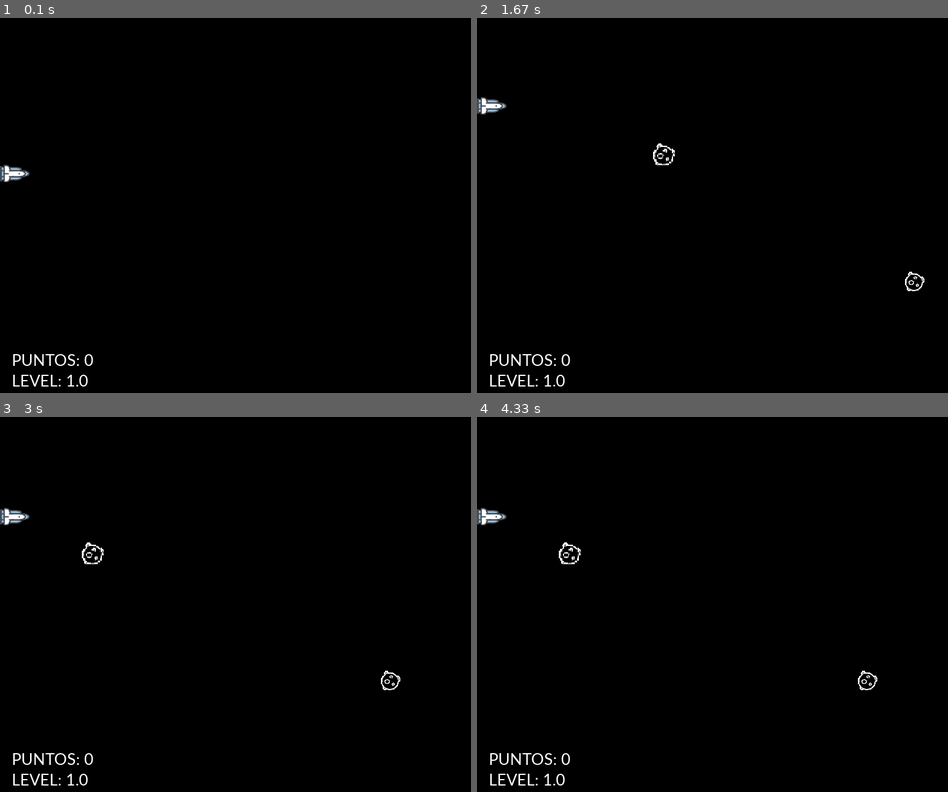
Above: before the commit, frames 1-4 (two rows, left to right).
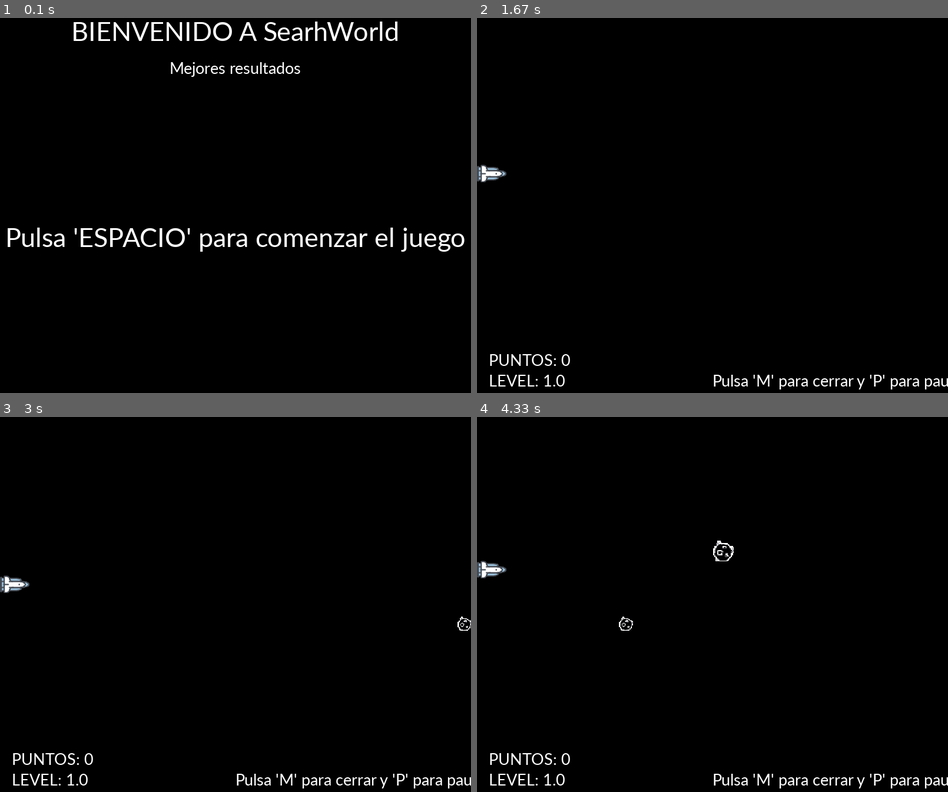
Above: after the commit, the same moments.

Repository: LuciaEnriquez/end_proyect_pygame
Game: pygame game, started from game/game.py
Same seed, same stepped clock (60 frames per second), same inputs: the game is played once before the commit and once after it.
Inputs:
- Up to frame 1 (0.1 s): no input
- Up to frame 2 (1.67 s): tap Space at 0.33, 0.73, 1.03, 1.57 s; hold M 0.67-1.13 s; hold Up 0.67-1.13 s; tap S at 1.17 s
- Up to frame 3 (3 s): tap Space at 1.87, 2.07, 2.4, 2.73 s; hold P 2-2.3 s; hold Down 2-2.3 s; hold M 2.33-2.63 s; hold Down 2.33-2.63 s
- Up to frame 4 (4.33 s): hold Up 3-3.37 s; tap Space at 3.07, 3.47, 3.87, 4.2 s; hold Down 3.4-3.77 s; hold Up 3.8-4.1 s; hold Down from 4.13 s (still down)

The runs differ from the first frame. In frame 1, 3.7% of the frame differs, in the area x 0-99%, y 0-99%; in frame 2, 1.1%; in frame 3, 1.1%; in frame 4, 1.2%.

Commit message:
subiendo codigo

Diff:
--- /dev/null
+++ b/game/ModelResults.py
@@ -0,0 +1,5 @@
+class ModelResults():
+
+    def __init__(self, score, level):
+        self.score = score
+        self.level = level
--- a/game/UtilsDataBase.py
+++ b/game/UtilsDataBase.py
@@ -1,4 +1,5 @@
 import sqlite3 as sqlite
+import ModelResults as ModelResults
 
 class UtilsDataBase():
 
@@ -19,15 +20,14 @@
         conn.close()
 
     def selectAllTable():
+        list = []
         conn = sqlite.connect('DataBase.db')
-        cursor = conn.execute("SELECT ID, PUNTOS, NIVEL from RESULTADOS")
+        cursor = conn.execute("SELECT ID, PUNTOS, NIVEL from RESULTADOS ORDER BY CAST(PUNTOS AS INT) ASC")
         for row in cursor:
-            print("ID = ", row[0])
-            print("PUNTOS = ", row[1])
-            print("NIVEL = ", row[2])
+            list.append(row[1])
 
         conn.close()
-
+        return list
 
     def deleteTable():
         conn = sqlite.connect('DataBase.db')
--- a/game/game.py
+++ b/game/game.py
@@ -4,6 +4,7 @@
 from Asteroid import Asteroid
 from SpaceShip import SpaceShip
 from UtilsDataBase import UtilsDataBase
+import ModelResults as ModelResults
 
 SIZE =(800, 600)
 
@@ -19,27 +20,29 @@
     deleteLevelAsteroid = 6
     resourcesDir = os.getcwd()+ "/game/resources/"
     image = pg.image.load(os.path.join(resourcesDir, "asteroid.png"))
-    imageSpaceShip = pg.image.load(os.path.join(resourcesDir, "spaceship.png"))
     score = 0
     count = 0
+    spaceShip = SpaceShip(SIZE[1], pg.image.load(os.path.join(resourcesDir, "spaceship.png")))
 
     def __init__(self, w, h):
         self.window = pg.display.set_mode((w, h))
         self.reloj = pg.time.Clock()
-
-    def init(self):
-        pg.init()
-
-    def initGame(self):
-        self.addAsteroidList()
         pg.init()
         pg.font.init()
         pg.mixer.init()
-        explosion = pg.mixer.Sound(os.path.join(self.resourcesDir, "explosion.mp3"))
-        font = pg.font.SysFont("corbel", 30)
-        spaceShip = SpaceShip(SIZE[1], self.imageSpaceShip)
+        self.explosion = pg.mixer.Sound(os.path.join(self.resourcesDir, "explosion.mp3"))
+        self.font = pg.font.SysFont("corbel", 30)
+        self.fontBig = pg.font.SysFont("corbel", 50)
+
+    def init(self):
+        pg.init()
+
+    def initGame(self):
+        self.addAsteroidList()
+        self.menuIsView = False
         game_over = False
         pause = False
+        viewMenu = True
         while not game_over:
             self.reloj.tick(50)
 
@@ -47,89 +50,111 @@
             for event in events:
                 if event.type == pg.QUIT:
                     game_over = True
-                elif event.type == pg.KEYDOWN and pg.key.get_pressed()[pg.K_p]:
-                    if self.lives > 0:
-                        pause = not pause
-                elif event.type == pg.KEYDOWN and pg.key.get_pressed()[pg.K_r] and self.lives <= 0:
+                elif event.type == pg.KEYDOWN and pg.key.get_pressed()[pg.K_s]:
+                    utilsDataBase.insertPointsAndLevel(40,2)
+                    utilsDataBase.insertPointsAndLevel(478,6)
+                elif event.type == pg.KEYDOWN and pg.key.get_pressed()[pg.K_m]:
                     self.resetGame()
                     pause = False
-
-            if pause == False:
-                if pg.key.get_pressed()[pg.K_DOWN]:
-                        spaceShip.moveToDown()
-                elif pg.key.get_pressed()[pg.K_UP]:
-                        spaceShip.moveToUp()
-
-                self.window.fill((0, 0, 0))
-
-                self.textScore(self.score, font)
-                self.textLevel(font)
-                levelNow = int(self.nextLevel / self.numNextLevel)
-                if self.count >= self.nextLevel:
-                    print("level" , levelNow)
-                    self.nextLevel += self.numNextLevel
-
-                if self.count >= self.countLevel and levelNow < 7:
-                    self.countLevel += self.numCountLevel
-                    self.addAsteroidList()
-
-                self.count += 1
-
-                spaceShip.update()
-                self.window.blit(spaceShip.image, (spaceShip.x, spaceShip.y))
-
-                cont = 3
-                for asteroid in self.asteroidList:
-                    if ((spaceShip.x <= asteroid.x) and (spaceShip.x + spaceShip.w) >= asteroid.x) and ((spaceShip.y - asteroid.h) <= asteroid.y and ((spaceShip.y + asteroid.h) >= asteroid.y)) :
-                        pg.mixer.Sound.play(explosion)
-                        self.asteroidDeleteList.append(asteroid)
-                        if self.lives <= 0:
-                            pause = True
-                            self.textOverGame(font)
-                            utilsDataBase.insertPointsAndLevel(self.score, int(levelNow))
-                        else:
-                            self.lives -= 1
-                        continue
-
-                    if asteroid.x <= (  -asteroid.w * 2):
-                        self.asteroidDeleteList.append(asteroid)
-
-                    if levelNow > self.deleteLevelAsteroid and cont > 0:
-                        asteroid.setDelete()
-                    elif levelNow > self.deleteLevelAsteroid and cont <= 0:
-                        self.deleteLevelAsteroid = levelNow
-
-                    cont -= 1
-
-                    if asteroid.update():
-                        self.score += 15
-                    self.window.blit(asteroid.image, (asteroid.x, asteroid.y))
-
-                for asteroid in self.asteroidDeleteList:
-                    self.asteroidList.remove(asteroid)
-
-                self.asteroidDeleteList = []
-
-                pg.display.flip()
+                    viewMenu = True
+                elif event.type == pg.KEYDOWN and pg.key.get_pressed()[pg.K_SPACE] and viewMenu == True:
+                    self.resetGame()
+                    pause = False
+                    viewMenu = False
+                if viewMenu == False:
+                    if event.type == pg.KEYDOWN and pg.key.get_pressed()[pg.K_p] and self.lives > 0:
+                        pause = not pause
+                        if pause:
+                            self.textPause()
+                    elif event.type == pg.KEYDOWN and pg.key.get_pressed()[pg.K_r] and self.lives <= 0:
+                        self.resetGame()
+                        pause = False
+            if viewMenu == True:
+                self.initMenu()
+            else:
+                self.menuIsView = False
+                if pause == False:
+                    if pg.key.get_pressed()[pg.K_DOWN]:
+                            self.spaceShip.moveToDown()
+                    elif pg.key.get_pressed()[pg.K_UP]:
+                            self.spaceShip.moveToUp()
+
+                    self.window.fill((0, 0, 0))
+
+                    self.textScore(self.score)
+                    self.textLevel()
+                    levelNow = int(self.nextLevel / self.numNextLevel)
+                    if self.count >= self.nextLevel:
+                        print("level" , levelNow)
+                        self.nextLevel += self.numNextLevel
+
+                    if self.count >= self.countLevel and levelNow < 7:
+                        self.countLevel += self.numCountLevel
+                        self.addAsteroidList()
+
+                    self.count += 1
+
+                    self.spaceShip.update()
+                    self.window.blit(self.spaceShip.image, (self.spaceShip.x, self.spaceShip.y))
+
+                    cont = 3
+                    for asteroid in self.asteroidList:
+                        if ((self.spaceShip.x <= asteroid.x) and (self.spaceShip.x + self.spaceShip.w) >= asteroid.x) and ((self.spaceShip.y - asteroid.h) <= asteroid.y and ((self.spaceShip.y + asteroid.h) >= asteroid.y)) :
+                            pg.mixer.Sound.play(self.explosion)
+                            self.asteroidDeleteList.append(asteroid)
+                            if self.lives <= 0:
+                                pause = True
+                                self.textOverGame()
+                                utilsDataBase.insertPointsAndLevel(self.score, int(levelNow))
+                            else:
+                                self.lives -= 1
+                            continue
+
+                        if asteroid.x <= (  -asteroid.w * 2):
+                            self.asteroidDeleteList.append(asteroid)
+
+                        if levelNow > self.deleteLevelAsteroid and cont > 0:
+                            asteroid.setDelete()
+                        elif levelNow > self.deleteLevelAsteroid and cont <= 0:
+                            self.deleteLevelAsteroid = levelNow
+
+                        cont -= 1
+
+                        if asteroid.update():
+                            self.score += 15
+                        self.window.blit(asteroid.image, (asteroid.x, asteroid.y))
+
+                    for asteroid in self.asteroidDeleteList:
+                        self.asteroidList.remove(asteroid)
+
+                    self.asteroidDeleteList = []
+
+            pg.display.flip()
 
         pg.quit()
 
 
-    def textOverGame(self, font):
-        textOverGame = font.render('GAME OVER', True, (255, 255, 255))
-        textReset = font.render('Pulsa \'R\' para comenzar de nuevo', True, (255, 255, 255))
+    def textOverGame(self):
+        textOverGame = self.font.render('GAME OVER', True, (255, 255, 255))
+        textReset = self.font.render('Pulsa \'R\' para comenzar de nuevo', True, (255, 255, 255))
         self.window.blit(textOverGame, textOverGame.get_rect(center = self.window.get_rect().center))
-        self.window.blit(textReset, (SIZE[0]/2, SIZE[1] + 55))
-
-    def textScore(self, points, font):
+        self.window.blit(textReset, (SIZE[0]/2, SIZE[1] + 20))
+
+    def textScore(self, points):
         string = "PUNTOS: " + str(points)
-        text = font.render(string, True, (255, 255, 255))
+        textClose = self.font.render('Pulsa \'M\' para cerrar y \'P\' para pausar', True, (255, 255, 255))
+        text = self.font.render(string, True, (255, 255, 255))
         self.window.blit(text, (20, SIZE[1] + 20))
-
-    def textLevel(self, font):
+        self.window.blit(textClose, (SIZE[0]/2, SIZE[1] + 55))
+
+    def textLevel(self):
         string = "LEVEL: " + str(self.nextLevel / self.numNextLevel)
-        text = font.render(string, True, (255, 255, 255))
+        text = self.font.render(string, True, (255, 255, 255))
         self.window.blit(text, (20, SIZE[1] + 55))
+
+    def textPause(self):
+        text = self.font.render("Juego pausado pulse \'P\' para continuar", True, (255, 255, 255))
+        self.window.blit(text, text.get_rect(center = self.window.get_rect().center))
 
     def addAsteroidList(self):
         asteroid = Asteroid(SIZE, self.image)
@@ -147,6 +172,26 @@
         self.score = 0
         self.count = 0
 
+    def initMenu(self):
+        if self.menuIsView == False:
+            self.menuIsView = True
+            self.window.fill((0, 0, 0))
+            textWelcome = self.fontBig.render("BIENVENIDO A SearhWorld", True, (255, 255, 255))
+            self.window.blit(textWelcome, (int(SIZE[0]/2 - textWelcome.get_rect()[2]/2) , 50))
+            textBestScore = self.font.render("Mejores resultados", True, (255, 255, 255))
+            self.window.blit(textBestScore, (int(SIZE[0]/2 - textBestScore.get_rect()[2]/2) , 70 + textWelcome.get_rect()[3]))
+            positionY1 = 120
+            positionY2 = textBestScore.get_rect()[3]
+            for modelResults in utilsDataBase.selectAllTable():
+                string = "Puntos: " + str(modelResults)
+                textScore = self.font.render(string, True, (255, 255, 255))
+                self.window.blit(textScore, (int(SIZE[0]/2 - textScore.get_rect()[2]/2) , positionY1 + positionY2))
+                positionY1 += 15
+                positionY2 += textScore.get_rect()[3]
+
+            textSpace = self.fontBig.render("Pulsa \'ESPACIO\' para comenzar el juego", True, (255, 255, 255))
+            self.window.blit(textSpace, (int(SIZE[0]/2 - textSpace.get_rect()[2]/2) , SIZE[1]/3*2))
+
 juego = Game(800, 700)
 utilsDataBase = UtilsDataBase
 #utilsDataBase.deleteTable()
Binary file changed: DataBase.db
